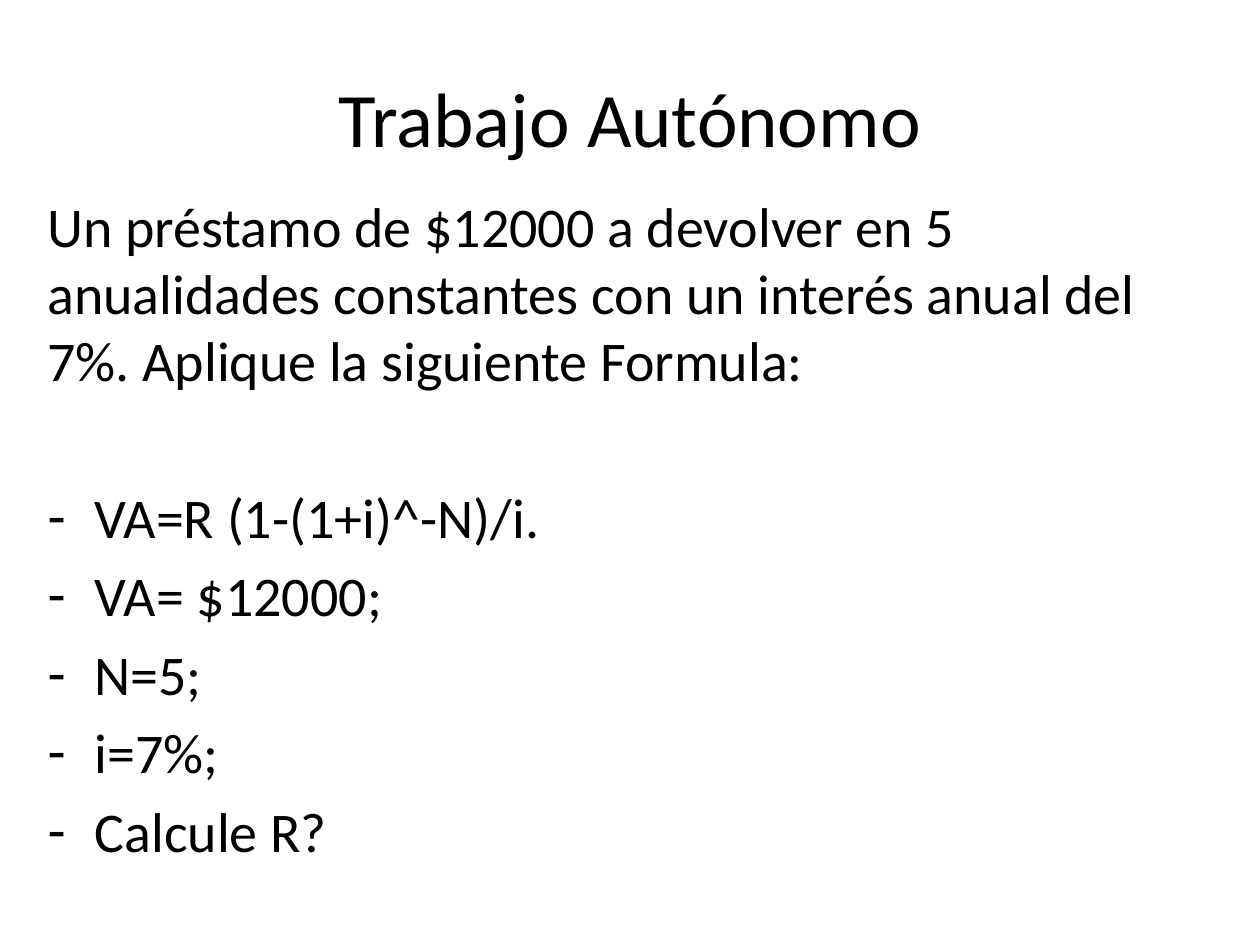
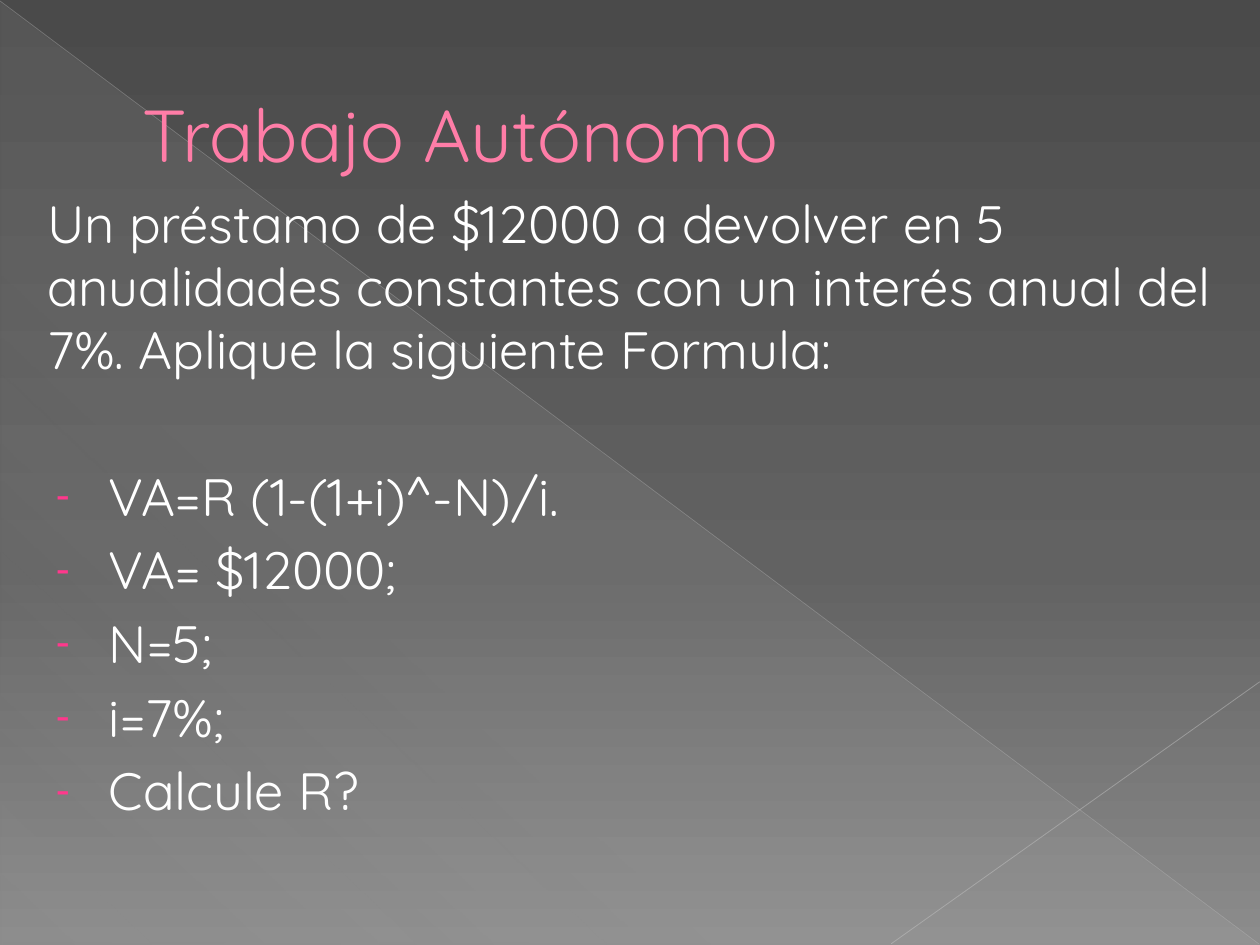
Before and after one commit to kleberloayzacastro/universidad, a slide deck: slide 7 of 2015-2016/clases/informatica_aplicada/clase_4/clase_4.pptx. Drawn at 1260x945 pixels with LibreOffice and Linux fonts; fonts in the diff are those of the drawing. Boxes give left, top, right and bottom in pixels: in the first picture for what was removed or moved away, otherwise in the second. Text is boxed around its words. In the diff, an @@ line names an element or a change of style, - is before the commit and + after.

```diff
--- a/2015-2016/clases/informatica_aplicada/clase_4/clase_4.pptx
+++ b/2015-2016/clases/informatica_aplicada/clase_4/clase_4.pptx
@@ background #FFFFFF to gradient #4A4A4A to #626262 to #8C8C8C @@
@@ line added from (0, 1) to (1259, 944), #BFBFBF 0.39 pt @@
@@ right triangle added at box(1, 3, 1259, 945), fill gradient #D2D2D2 @@
@@ title "Trabajo Autónomo" at box(142, 108, 778, 177): size 44 to 42 pt, font Calibri to Quicksand, text colour #000000 to #FF7DA7, letter outline none to #B12761 0.5 pt; alignment centre to left; indent changed @@
@@ text "Un préstamo de $12000 a ..." at box(47, 200, 1211, 811): size 32 to 30 pt, font Calibri to Quicksand, text colour #000000 to #FFFFFF; indent changed @@
@@ line added from (1260, 682) to (891, 944), #C6C6C6 0.47 pt @@
```
Also in this commit, not shown: 7 other slides changed, 1 slide added, 9 other files.
